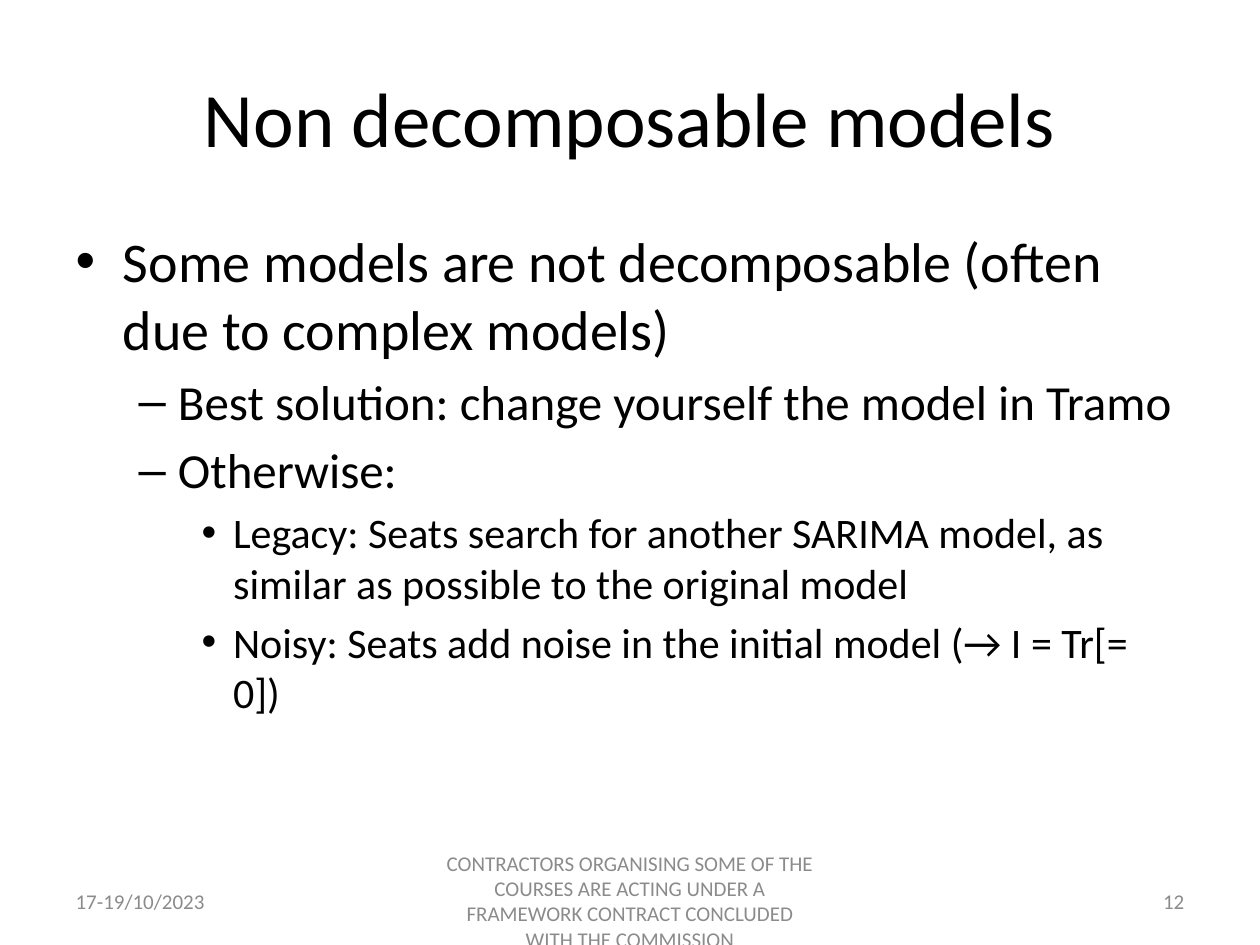
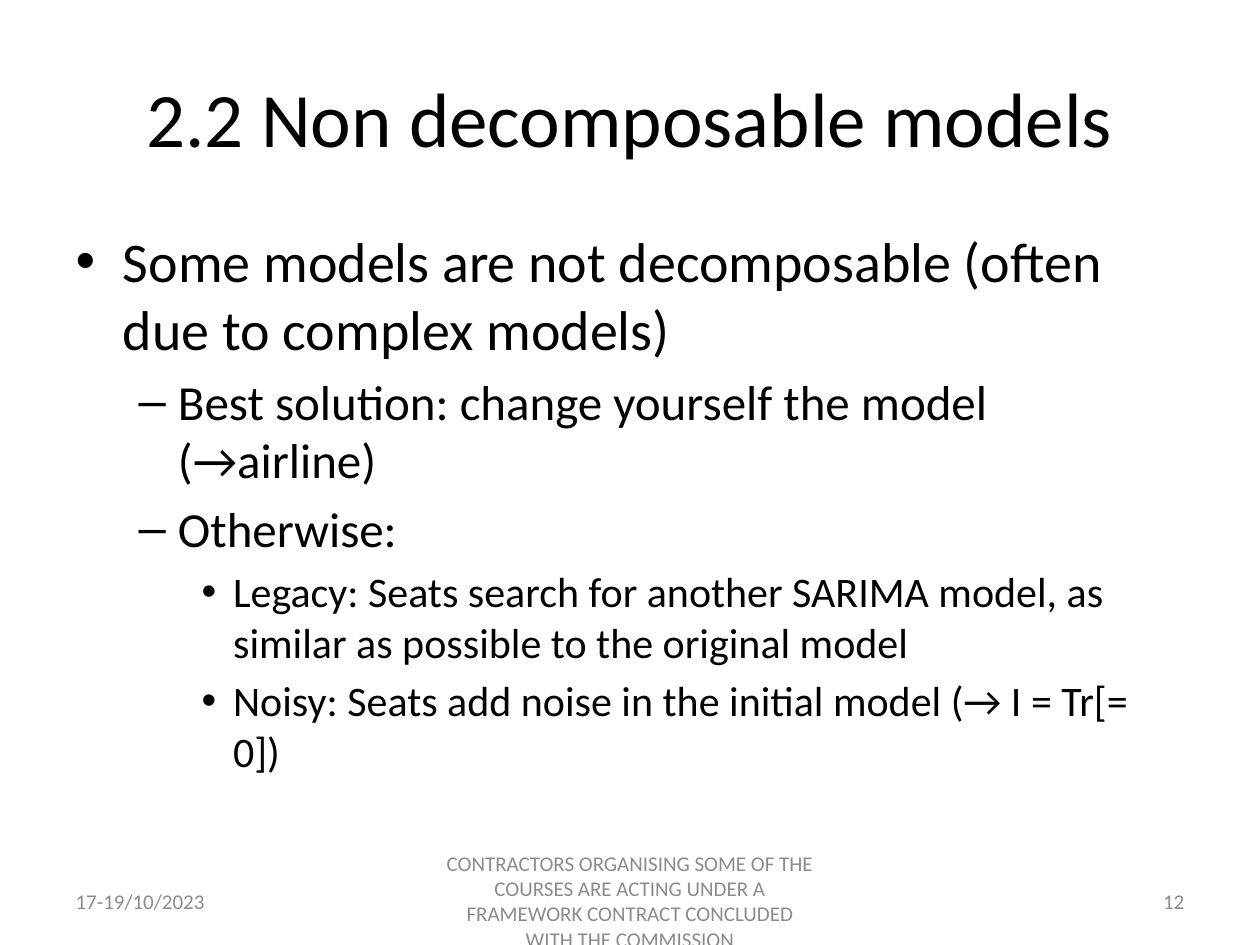
Before and after one commit to palatej/estp2023, a slide deck: slide 12 of Presentations/2.2 JD+_SEATS.pptx. Drawn at 1260x945 pixels with LibreOffice and Linux fonts; fonts in the diff are those of the drawing. Boxes give left, top, right and bottom in pixels: in the first picture for what was removed or moved away, otherwise in the second. Text is boxed around its words. In the diff, an @@ line names an element or a change of style, - is before the commit and + after.

```diff
--- a/Presentations/2.2 JD+_SEATS.pptx
+++ b/Presentations/2.2 JD+_SEATS.pptx
@@ title at [146,93,1112,160]: text changed @@
-Non decomposable models
+2.2 Non decomposable models
@@ text at [178,386,987,485]: text changed @@
-  – Best solution: change yourself the model in Tramo
+  – Best solution: change yourself the model (→airline)
```
Also in this commit, not shown: 12 other slides changed, 4 slides added, 7 other files.
